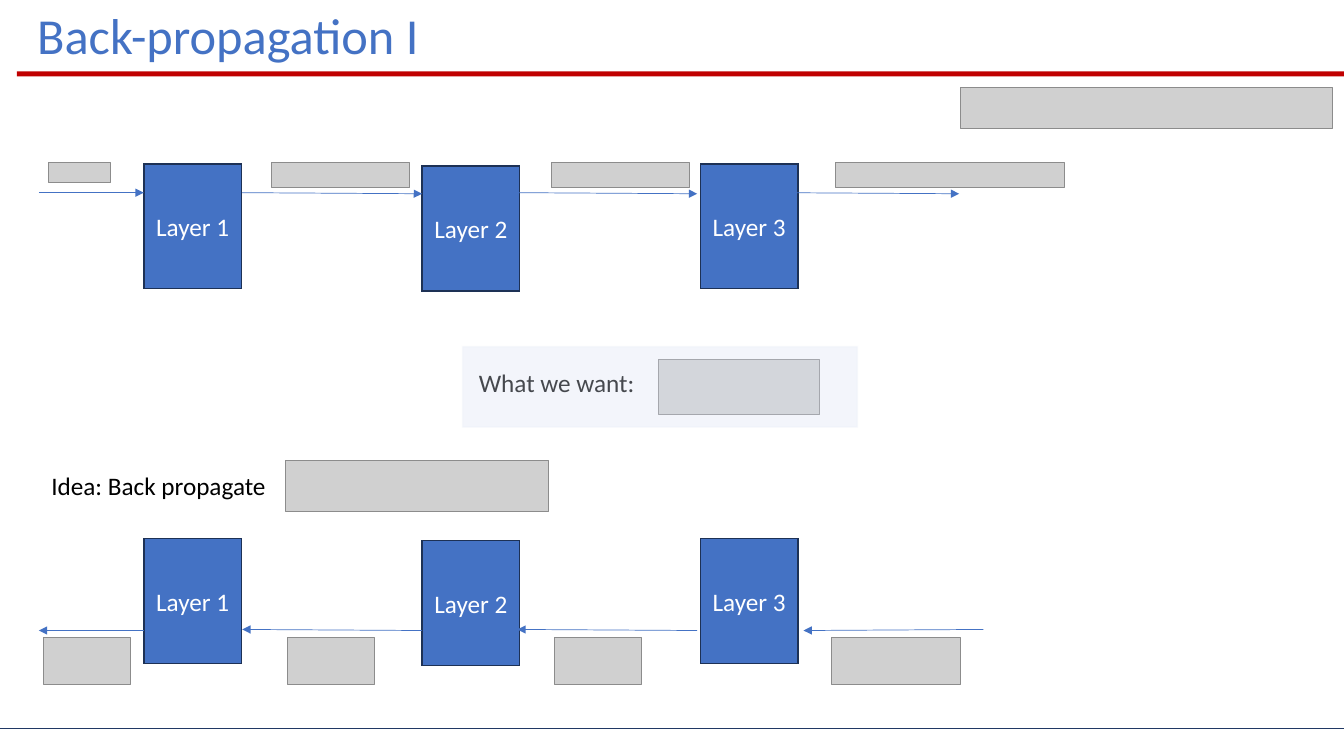
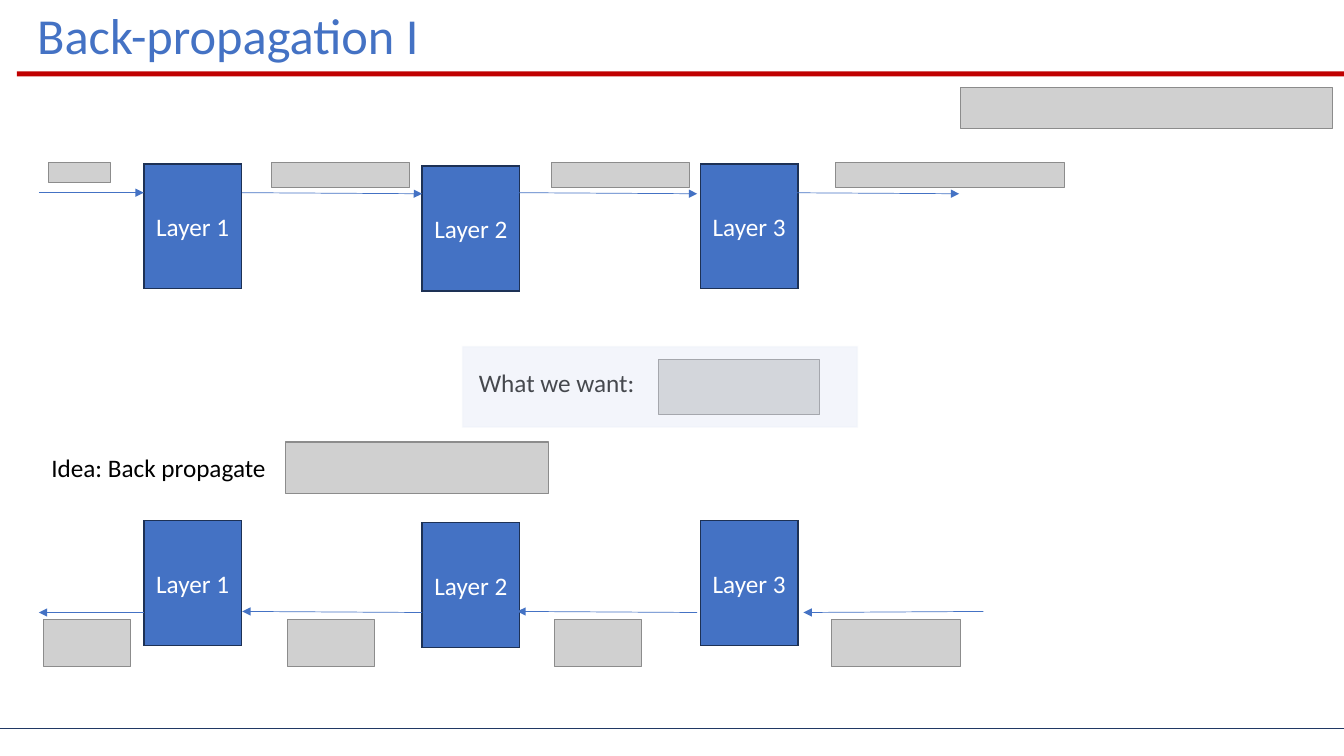
Before and after one commit to PatrykBBB/dl-sysid-eeci2025, a slide deck: slide 15 of lessons/02_deep_learning/deep_learning.pptx. Drawn at 1344x756 pixels with LibreOffice and Linux fonts; fonts in the diff are those of the drawing; grey boxes stand for pictures; background and template pictures are left out. Boxes give left, top, right and bottom in pixels: in the first picture for what was removed or moved away, otherwise in the second. Text is boxed around its words. In the diff, an @@ line names an element or a change of style, - is before the commit and + after.

```diff
--- a/lessons/02_deep_learning/deep_learning.pptx
+++ b/lessons/02_deep_learning/deep_learning.pptx
@@ 4 pictures, 1 text, 1 arrow: place and size @@
-4 pictures, 1 text, 1 arrow at (39,477,961,685)
+4 pictures, 1 text, 1 arrow at (39,459,961,666)
@@ 3 rectangles, 3 arrows, 1 picture: place and size @@
-3 rectangles, 3 arrows, 1 picture at (144,460,984,665)
+3 rectangles, 3 arrows, 1 picture at (144,443,984,648)
```
Also in this commit, not shown: 4 other slides changed, 2 other files.
